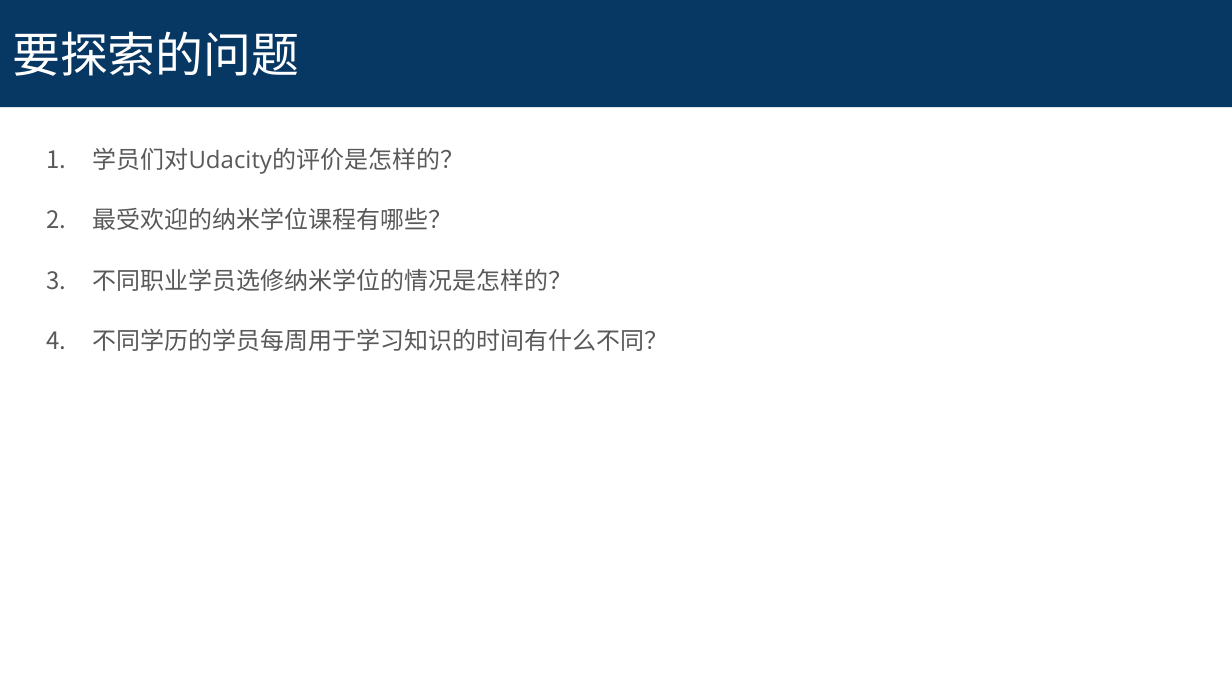
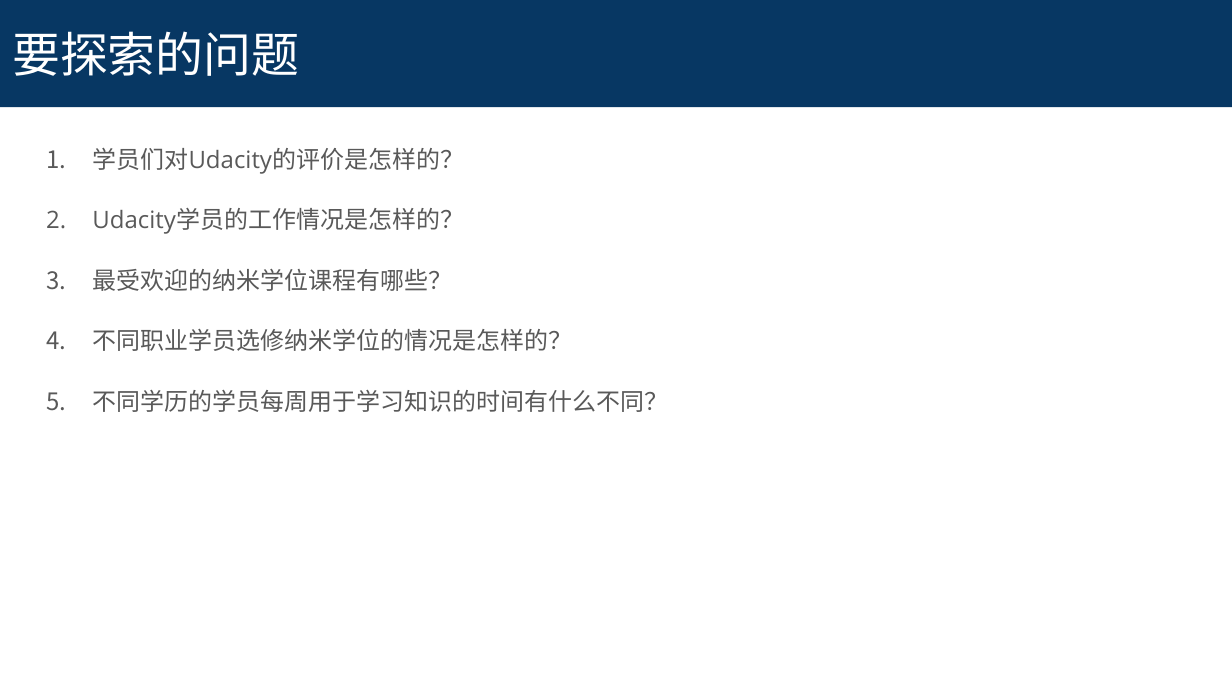
Before and after one commit to leesper/become-business-analyst, a slide deck: slide 2 of P2_AnalyzeSurveyData/survey-project-submission-template.pptx. Drawn at 1232x693 pixels with LibreOffice and Linux fonts; fonts in the diff are those of the drawing. Boxes give left, top, right and bottom in pixels: in the first picture for what was removed or moved away, otherwise in the second. Text is boxed around its words. In the diff, an @@ line names an element or a change of style, - is before the commit and + after.

```diff
--- a/P2_AnalyzeSurveyData/survey-project-submission-template.pptx
+++ b/P2_AnalyzeSurveyData/survey-project-submission-template.pptx
@@ text at (92,208,464,234): paragraph added @@
+2. Udacity学员的工作情况是怎样的？
```
Also in this commit, not shown: 1 other slide changed, 1 slide added, 2 other files.
